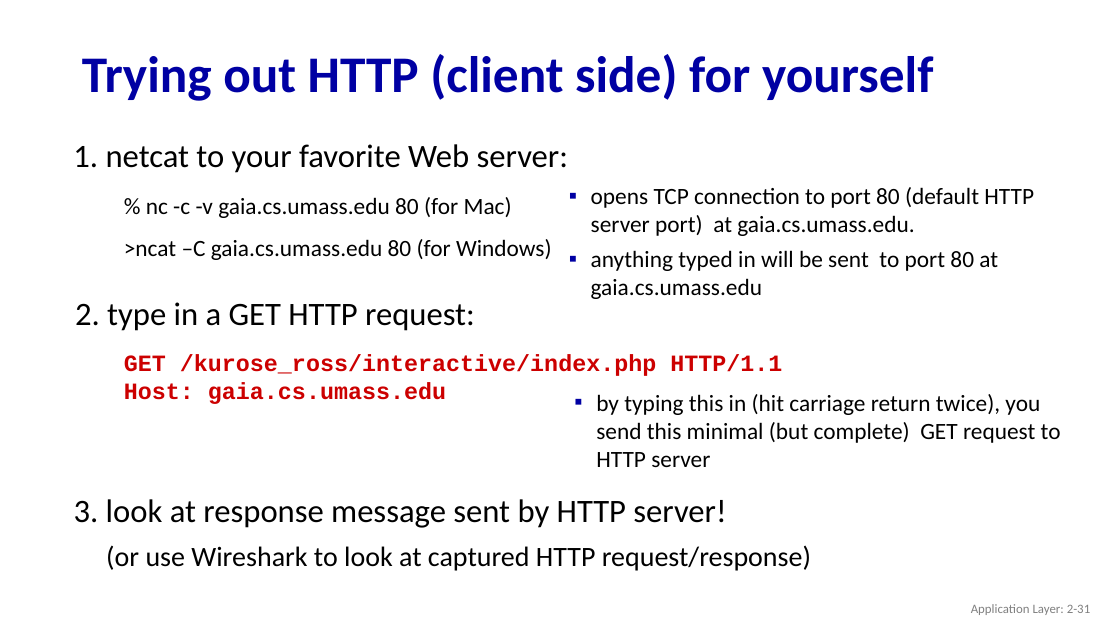
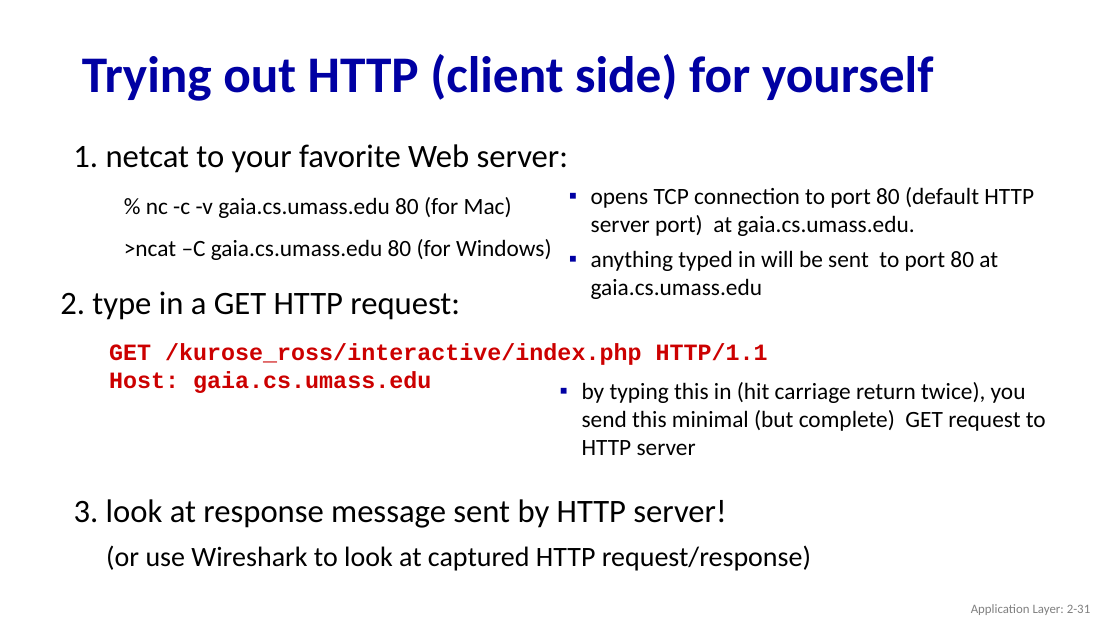
Before and after one commit to dominikb1888/FOHI, a slide deck: slide 31 of Slides/Chapter_2_v9.0.pptx. Drawn at 1120x630 pixels with LibreOffice and Linux fonts; fonts in the diff are those of the drawing. Boxes give left, top, right and bottom in pixels: in the first picture for what was removed or moved away, otherwise in the second. Text is boxed around its words. In the diff, an @@ line names an element or a change of style, - is before the commit and + after.

```diff
--- a/Slides/Chapter_2_v9.0.pptx
+++ b/Slides/Chapter_2_v9.0.pptx
@@ 3 texts: place and size @@
-3 texts at box(75, 302, 1061, 467)
+3 texts at box(60, 291, 1046, 455)
```
Also in this commit, not shown: 3 other slides changed, 5 other files.
